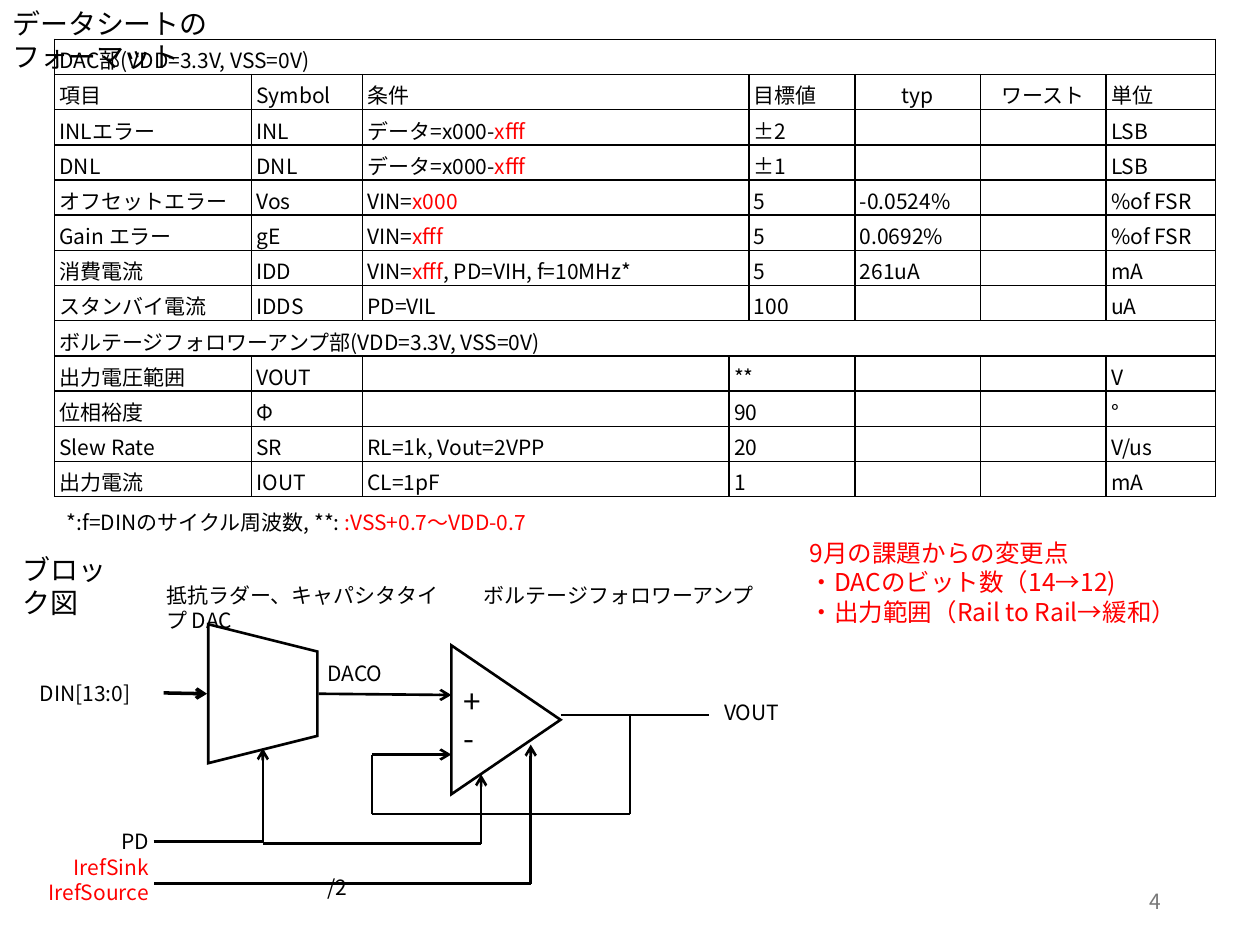
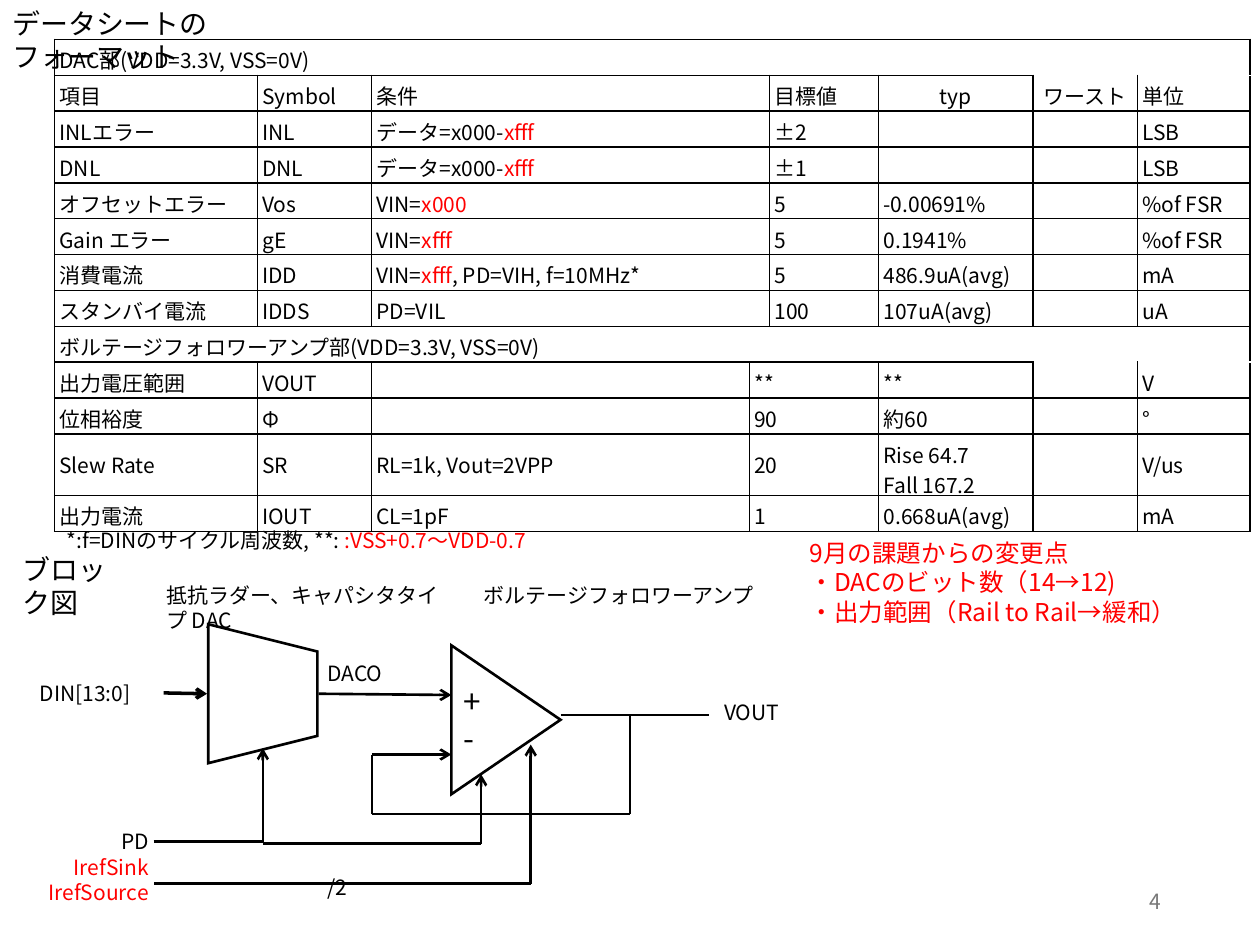
Before and after one commit to nkeita1204/lr_noda, a slide deck: slide 4 of 11月10日報告資料.pptx. Drawn at 1260x945 pixels with LibreOffice and Linux fonts; fonts in the diff are those of the drawing. Boxes give left, top, right and bottom in pixels: in the first picture for what was removed or moved away, otherwise in the second. Text is boxed around its words. In the diff, an @@ line names an element or a change of style, - is before the commit and + after.

```diff
--- a/11月10日報告資料.pptx
+++ b/11月10日報告資料.pptx
@@ table at <box>54,39,1251,533</box> @@
-row 5, column 6: -0.0524%
+row 5, column 6: -0.00691%
-row 6, column 6: 0.0692%
+row 6, column 6: 0.1941%
-row 7, column 6: 261uA
+row 7, column 6: 486.9uA(avg)
-row 8, column 6: 
+row 8, column 6: 107uA(avg)
-row 10, column 6: 
+row 10, column 6: **
-row 11, column 6: 
+row 11, column 6: 約60
-row 12, column 6: 
+row 12, column 6: Rise 64.7 / Fall 167.2
-row 13, column 6: 
+row 13, column 6: 0.668uA(avg)
@@ borders changed @@
@@ table: place and size @@
-table at <box>54,39,1216,499</box>
+table at <box>54,39,1251,533</box>
@@ text "*:f=DINのサイクル周波数, **: :VSS+0.7～VDD-0.7": place and size @@
-text "*:f=DINのサイクル周波数, **: :VSS+0.7～VDD-0.7" at <box>67,512,526,534</box>
+text "*:f=DINのサイクル周波数, **: :VSS+0.7～VDD-0.7" at <box>67,527,526,552</box>
```
Also in this commit, not shown: 2 slides added, 46 other files.
